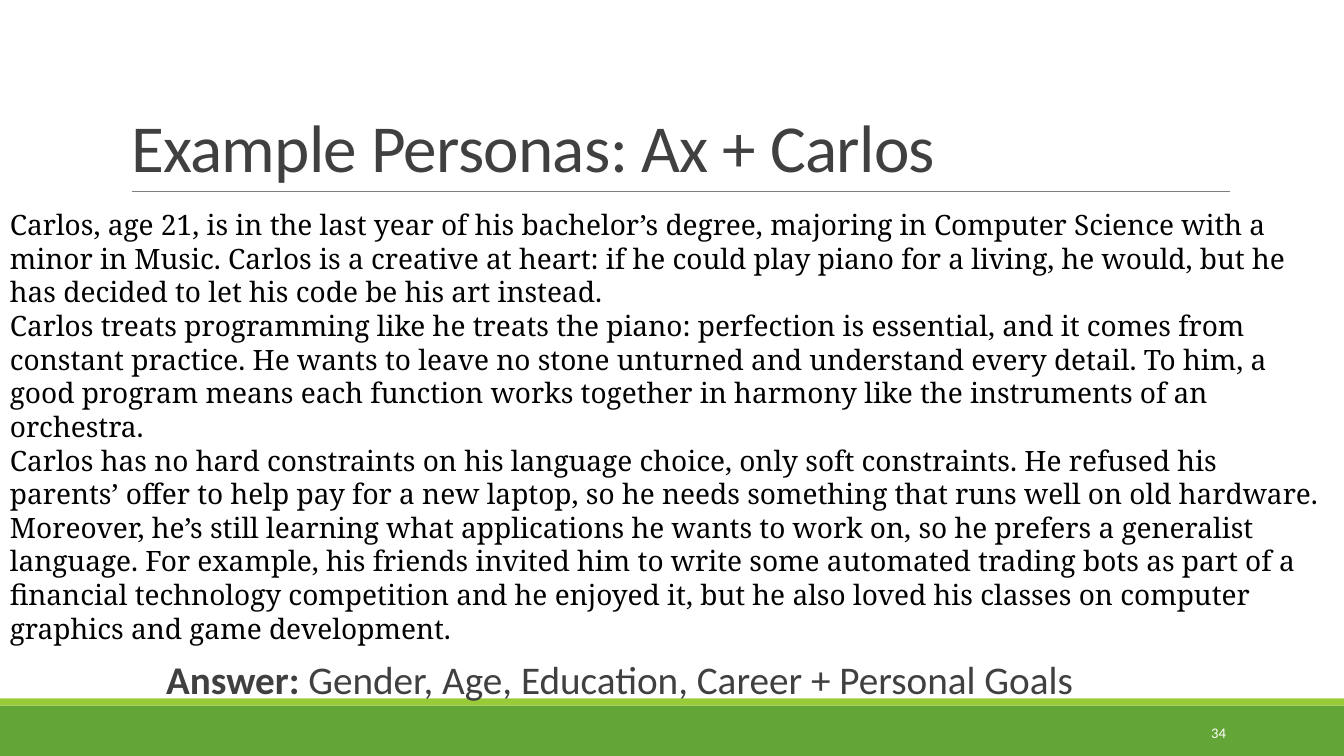
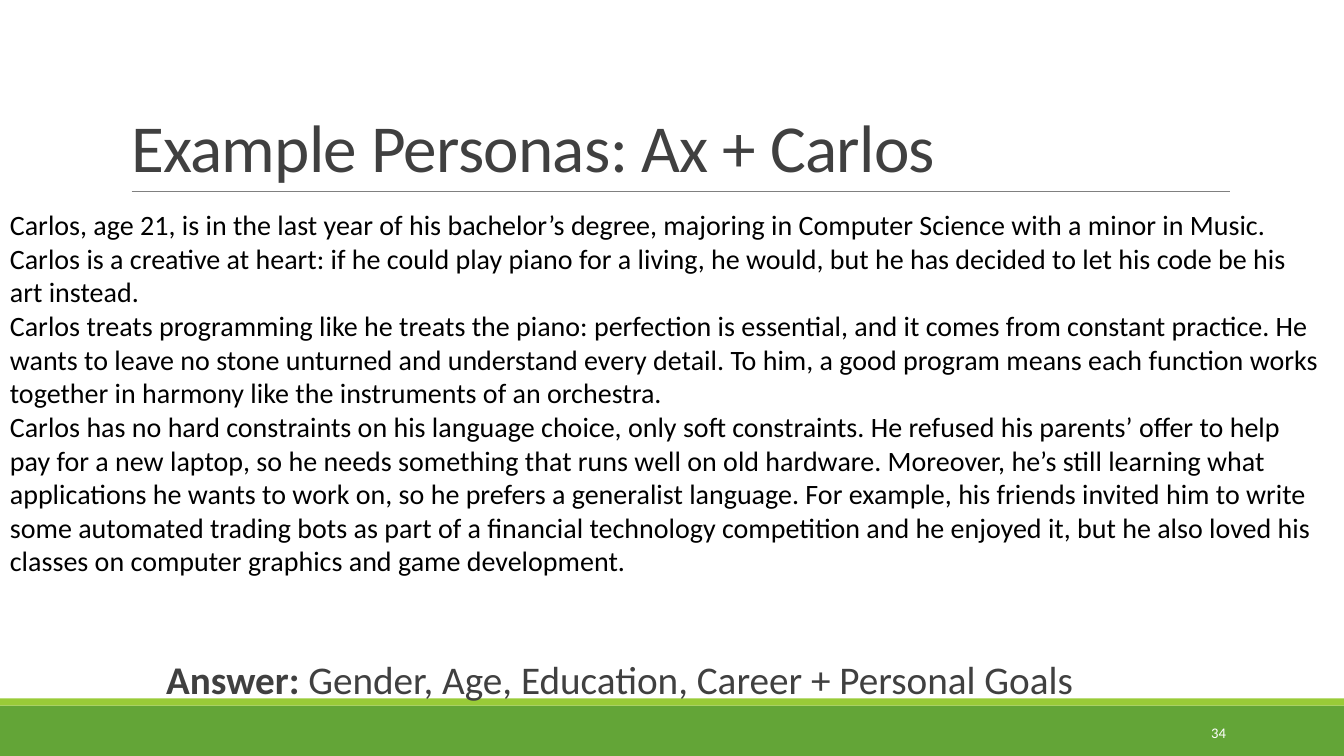
Before and after one commit to rbohrer/pl-course, a slide deck: slide 34 of LectureSlides/08Design1.pptx. Drawn at 1344x756 pixels with LibreOffice and Linux fonts; fonts in the diff are those of the drawing. Boxes give left, top, right and bottom in pixels: in the first picture for what was removed or moved away, otherwise in the second. Text is boxed around its words. In the diff, an @@ line names an element or a change of style, - is before the commit and + after.

```diff
--- a/LectureSlides/08Design1.pptx
+++ b/LectureSlides/08Design1.pptx
@@ text "Carlos, age 21, is in ..." at bbox=[10, 215, 1318, 576]: font Noto Serif to Calibri @@
```
Also in this commit, not shown: 3 other slides changed, 6 other files.
